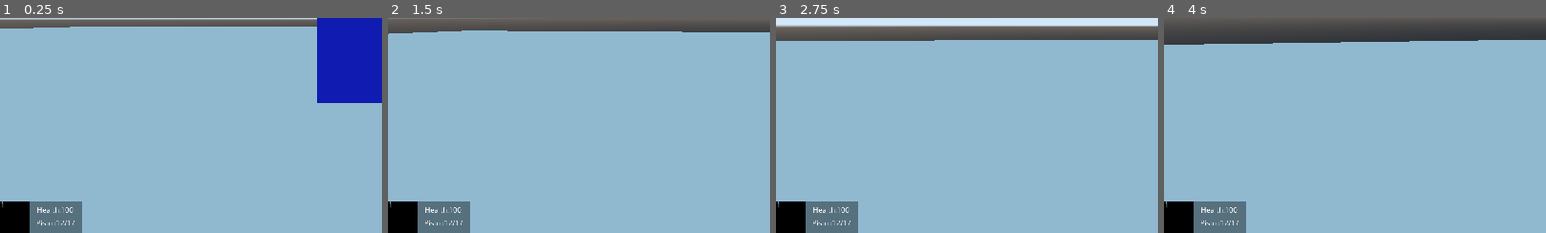
Above: before the commit, frames 1-4 (left to right).
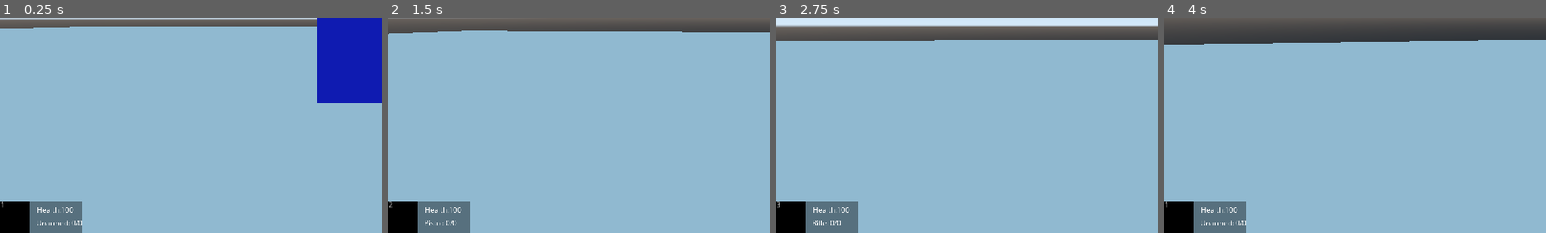
Above: after the commit, the same moments.

Repository: bravoeight98/FPSgodot
Game: Godot game, scene res://Scene/world.tscn
The game is run twice, just before and just after one commit, with the same random seed, the same clock (stepped at 60 frames per second) and the same inputs.
Inputs (mouse positions are % of the whole screen's width and height, from its top left):
- Up to frame 1 (0.25 s): no input
- Up to frame 2 (1.5 s): tap Enter at 0.5 s; move the mouse to (55, 50) at 0.52 s; hold W (forward) from 0.53 s (still down); tap 1 (empty) at 0.6 s; tap Space (jump) at 0.77 s; move the mouse to (45, 50) at 1.27 s; tap 2 (primary) at 1.35 s
- Up to frame 3 (2.75 s): keep holding W (forward); tap Space (jump) at 1.52 s; move the mouse to (52, 48) at 2.02 s; tap 3 (secondary) at 2.1 s
- Up to frame 4 (4 s): keep holding W (forward); tap Space (jump) at 2.75, 3.02, 3.77 s; move the mouse to (49, 52) at 2.77 s; tap Shift (sprint) at 2.85 s; move the mouse to (57, 51) at 3.52 s; tap 1 (empty) at 3.6 s
The pictures show only the part of the screen within x 0-50%, y 50-100%; the shares and areas given below are measured in that part.

The runs differ from the first frame. In frame 1, 0.1% of the frame differs, in the area x 9-22%, y 94-97%; in frame 2, less than 0.1%; in frame 3, 0.1%; in frame 4, 0.1%.
Error before the commit: Attempt to call function 'update_weapon_ui' in base 'null instance' on a null instance. (res://scene/weapons/weapon_manager.gd:140)

Commit message:
update player.tscn

Diff:
--- a/FPSgodot/Player/player.tscn
+++ b/FPSgodot/Player/player.tscn
@@ -42,4 +42,4 @@
 
 [node name="Unarmed" parent="CamRoot/Weapons" instance=ExtResource( 4 )]
 
-[node name="HUD" parent="CamRoot/Weapons" instance=ExtResource( 5 )]
+[node name="HUD" parent="." instance=ExtResource( 5 )]
--- a/FPSgodot/scene/weapons/pistol/pistol_a/pistol_a.tscn
+++ b/FPSgodot/scene/weapons/pistol/pistol_a/pistol_a.tscn
@@ -21,6 +21,20 @@
 "transitions": PoolRealArray( 1, 1 ),
 "update": 0,
 "values": [ Vector3( 90, 0, 0 ), Vector3( 0, 0, 0 ) ]
+}
+tracks/1/type = "method"
+tracks/1/path = NodePath(".")
+tracks/1/interp = 1
+tracks/1/loop_wrap = true
+tracks/1/imported = false
+tracks/1/enabled = true
+tracks/1/keys = {
+"times": PoolRealArray( 0 ),
+"transitions": PoolRealArray( 1 ),
+"values": [ {
+"args": [  ],
+"method": "show_weapon"
+} ]
 }
 
 [sub_resource type="Animation" id=4]
@@ -47,10 +61,24 @@
 tracks/0/imported = false
 tracks/0/enabled = true
 tracks/0/keys = {
-"times": PoolRealArray( 0, 0.2 ),
-"transitions": PoolRealArray( 1, 1 ),
+"times": PoolRealArray( 0, 0.2, 0.201, 0.202 ),
+"transitions": PoolRealArray( 1, 1, 1, 1 ),
 "update": 0,
-"values": [ Vector3( 0, 0, 0 ), Vector3( -90, 0, 0 ) ]
+"values": [ Vector3( 0, 0, 0 ), Vector3( -90, 0, 0 ), Vector3( 0, 0, 0 ), Vector3( 0, 0, 0 ) ]
+}
+tracks/1/type = "method"
+tracks/1/path = NodePath(".")
+tracks/1/interp = 1
+tracks/1/loop_wrap = true
+tracks/1/imported = false
+tracks/1/enabled = true
+tracks/1/keys = {
+"times": PoolRealArray( 0.2 ),
+"transitions": PoolRealArray( 1 ),
+"values": [ {
+"args": [  ],
+"method": "hide_weapon"
+} ]
 }
 
 [node name="Pistol_A" type="Spatial"]
